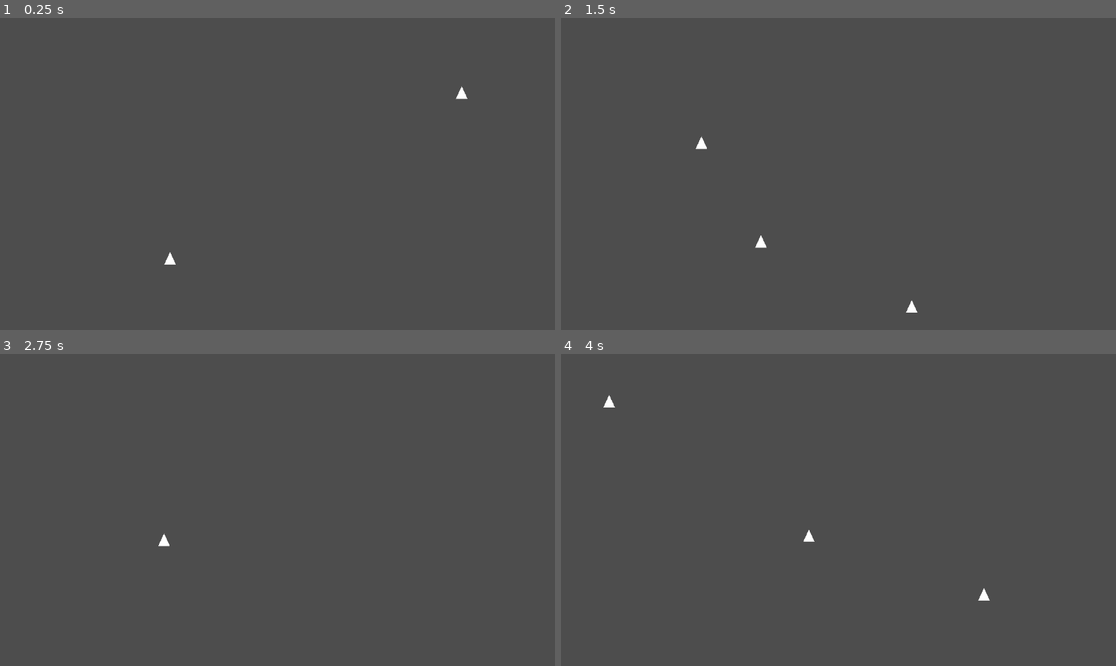
Above: before the commit, frames 1-4 (two rows, left to right).
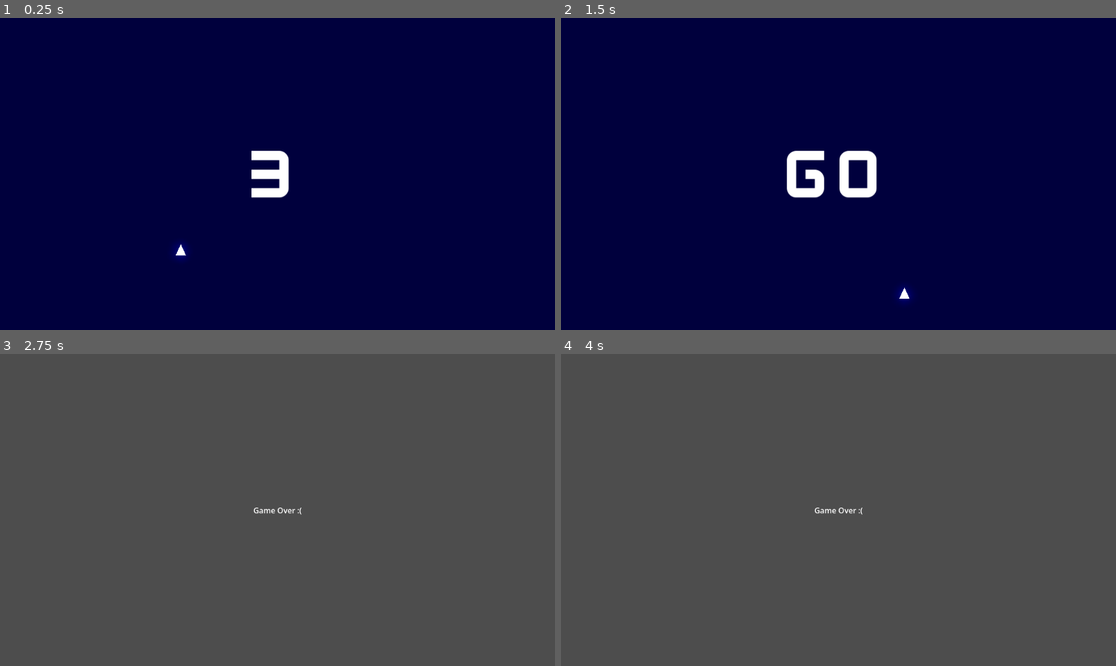
Above: after the commit, the same moments.

Repository: VeryUsual/near-miss
Game: Godot game, scene res://Scenes/game.tscn
The game is run twice, just before and just after one commit, with the same random seed, the same clock (stepped at 60 frames per second) and the same inputs.
Inputs:
- Up to frame 1 (0.25 s): no input
- Up to frame 2 (1.5 s): tap Enter at 0.5 s; hold D (right) 0.53-1.28 s; tap Alt at 0.6 s; hold S (down) from 1.28 s (still down); tap Shift at 1.35 s
- Up to frame 3 (2.75 s): release S (down) at 2.03 s; hold D (right) from 2.03 s (still down); tap Alt at 2.1 s
- Up to frame 4 (4 s): release D (right) at 2.78 s; hold W (up) 2.78-3.53 s; tap Shift at 2.85 s; hold A (left) from 3.53 s (still down); tap Alt at 3.6 s

The runs differ from the first frame. In frame 1, 100% of the frame differs, in the area x 0-100%, y 0-100%; in frame 2, 100%; in frame 3, 0.1%; in frame 4, 0.2%.

Commit message:
added basic game loop

Diff:
--- a/Scenes/Enemy.tscn
+++ b/Scenes/Enemy.tscn
@@ -3,6 +3,7 @@
 [ext_resource type="Script" uid="uid://b8uw6627r66s4" path="res://Scripts/enemy.gd" id="1_m1htj"]
 
 [node name="Enemy" type="CharacterBody2D" unique_id=799443628]
+collision_layer = 3
 script = ExtResource("1_m1htj")
 
 [node name="CollisionPolygon2D" type="CollisionPolygon2D" parent="." unique_id=1502542166]
@@ -10,5 +11,6 @@
 polygon = PackedVector2Array(0, -13, 12, 13, -12, 13)
 
 [node name="Polygon2D" type="Polygon2D" parent="." unique_id=1466619653]
+color = Color(1.0045669, 0.6389484, 0.34811532, 1)
 polygon = PackedVector2Array(0, -15, 12, 11, -12, 11)
 uv = PackedVector2Array(-114.900024, -20.199997, -83, 27.100006, -142.40002, 30.40001)
--- /dev/null
+++ b/Scenes/GameOver.tscn
@@ -0,0 +1,24 @@
+[gd_scene format=3 uid="uid://d15sccjlprhx2"]
+
+[node name="GameOver" type="Control" unique_id=1310800689]
+layout_mode = 3
+anchors_preset = 15
+anchor_right = 1.0
+anchor_bottom = 1.0
+grow_horizontal = 2
+grow_vertical = 2
+
+[node name="Label" type="Label" parent="." unique_id=1079956771]
+layout_mode = 1
+anchors_preset = 8
+anchor_left = 0.5
+anchor_top = 0.5
+anchor_right = 0.5
+anchor_bottom = 0.5
+offset_left = -20.0
+offset_top = -11.5
+offset_right = 20.0
+offset_bottom = 11.5
+grow_horizontal = 2
+grow_vertical = 2
+text = "Game Over :("
--- a/Scenes/game.tscn
+++ b/Scenes/game.tscn
@@ -3,13 +3,80 @@
 [ext_resource type="PackedScene" uid="uid://g72uw88kb7xj" path="res://Scenes/player.tscn" id="1_80nbo"]
 [ext_resource type="Script" uid="uid://bkxsc1jailcmc" path="res://Scripts/game.gd" id="1_wrm1d"]
 [ext_resource type="PackedScene" uid="uid://bvgg3xq8yl4yb" path="res://Scenes/Enemy.tscn" id="2_qxrlw"]
+[ext_resource type="FontFile" uid="uid://dyn4sgxgayjhq" path="res://Assets/Fonts/Kenney Future Narrow.ttf" id="4_3dryh"]
+
+[sub_resource type="Environment" id="Environment_wrm1d"]
+background_mode = 3
+tonemap_mode = 3
+tonemap_exposure = 1.2
+tonemap_white = 16.0
+glow_enabled = true
+glow_levels/1 = 0.4
+glow_levels/2 = 0.4
+glow_levels/5 = 0.4
+glow_intensity = 1.1
+glow_strength = 0.5
+glow_bloom = 0.5
+glow_blend_mode = 0
+glow_hdr_threshold = 0.1
+glow_hdr_scale = 4.0
+glow_hdr_luminance_cap = 2.0
+fog_enabled = true
+adjustment_enabled = true
+adjustment_contrast = 1.25
+adjustment_saturation = 2.0
 
 [node name="Game" type="Node2D" unique_id=1383240924]
 script = ExtResource("1_wrm1d")
 enemy_scene = ExtResource("2_qxrlw")
 
+[node name="ColorRect" type="ColorRect" parent="." unique_id=8538412]
+offset_left = -15281.0
+offset_top = -7442.0
+offset_right = 16529.0
+offset_bottom = 8141.0
+color = Color(0.013317845, 0.077364154, 0.16140252, 1)
+
 [node name="Player" parent="." unique_id=95259061 instance=ExtResource("1_80nbo")]
 position = Vector2(353, 501)
 
-[node name="Enemy" parent="." unique_id=799443628 instance=ExtResource("2_qxrlw")]
-position = Vector2(1067, 95)
+[node name="EnemySpawnPositions" type="Node" parent="." unique_id=2119385771]
+
+[node name="Node2D" type="Node2D" parent="EnemySpawnPositions" unique_id=33171576]
+position = Vector2(13, 11)
+
+[node name="Node2D2" type="Node2D" parent="EnemySpawnPositions" unique_id=1921240902]
+position = Vector2(1133, 17)
+
+[node name="Node2D3" type="Node2D" parent="EnemySpawnPositions" unique_id=647160790]
+position = Vector2(1141, 638)
+
+[node name="Node2D4" type="Node2D" parent="EnemySpawnPositions" unique_id=126556998]
+position = Vector2(7, 641)
+
+[node name="Camera2D" type="Camera2D" parent="." unique_id=156990175]
+position = Vector2(576, 324)
+zoom = Vector2(0.9, 0.9)
+
+[node name="WorldEnvironment" type="WorldEnvironment" parent="." unique_id=1800804246]
+environment = SubResource("Environment_wrm1d")
+
+[node name="CanvasLayer" type="CanvasLayer" parent="." unique_id=17666568]
+
+[node name="Countdown" type="Label" parent="CanvasLayer" unique_id=613415709]
+anchors_preset = 8
+anchor_left = 0.5
+anchor_top = 0.5
+anchor_right = 0.5
+anchor_bottom = 0.5
+offset_left = -20.0
+offset_top = -11.5
+offset_right = 20.0
+offset_bottom = 11.5
+grow_horizontal = 2
+grow_vertical = 2
+theme_override_fonts/font = ExtResource("4_3dryh")
+theme_override_font_sizes/font_size = 150
+text = "3"
+horizontal_alignment = 1
+vertical_alignment = 1
--- a/Scenes/player.tscn
+++ b/Scenes/player.tscn
@@ -10,5 +10,16 @@
 polygon = PackedVector2Array(0, -13, 12, 13, -12, 13)
 
 [node name="Polygon2D" type="Polygon2D" parent="." unique_id=950445727]
+color = Color(1.353256, 1.353256, 1.353256, 1)
 polygon = PackedVector2Array(0, -15, 12, 11, -12, 11)
 uv = PackedVector2Array(-114.900024, -20.199997, -83, 27.100006, -142.40002, 30.40001)
+
+[node name="Hitbox" type="Area2D" parent="." unique_id=183749063]
+collision_layer = 0
+collision_mask = 2
+
+[node name="CollisionPolygon2D" type="CollisionPolygon2D" parent="Hitbox" unique_id=733636543]
+position = Vector2(0, -2)
+polygon = PackedVector2Array(0, -15, 13.5, 13.5, -13.5, 13.5)
+
+[connection signal="body_entered" from="Hitbox" to="." method="_on_hitbox_body_entered"]
--- a/Scripts/enemy.gd
+++ b/Scripts/enemy.gd
@@ -2,11 +2,15 @@
 
 const SPEED = 500
 var destination = Vector2.ZERO
+var direction
 
 func _ready() -> void:
 	destination = get_parent().get_node("Player").global_position
+	direction = global_position.direction_to(destination)
 
 func _process(delta):
-	position += position.direction_to(destination) * SPEED * delta
-	if position.distance_to(destination) < 5.0:
+	position += direction * SPEED * delta
+	if global_position.x >= 1152+30 or global_position.x <= -10-30:
 		queue_free()
+	if global_position.y >= 648+30 or global_position.y <= -10-30:
+		queue_free()
--- a/Scripts/game.gd
+++ b/Scripts/game.gd
@@ -3,15 +3,49 @@
 @export var enemy_scene: PackedScene
 var spawn_timer: Timer
 
+@onready var countdowntext_tween := get_tree().create_tween()
+var countdowntext_texts := ["3", "2", "1", "GO"]
+var countdowntext_index := 0
+
+var game_started = false
+
 func _ready() -> void:
 	spawn_timer = Timer.new()
-	spawn_timer.wait_time = 1.0
+	spawn_timer.wait_time = 0.5
 	spawn_timer.one_shot = false
 	spawn_timer.autostart = true
 	add_child(spawn_timer)
 	spawn_timer.timeout.connect(_on_spawn_timer_timeout)
 
+	$CanvasLayer/Countdown.scale = Vector2.ONE
+	$CanvasLayer/Countdown.pivot_offset = $CanvasLayer/Countdown.size / 2
+	_next_number()
+
 func _on_spawn_timer_timeout() -> void:
-	var enemy = enemy_scene.instantiate()
-	add_child(enemy)
-	enemy.position = Vector2(100, 100)
+	if game_started:
+		randomize()
+		var spawn_positions = $EnemySpawnPositions.get_children()
+		var spawn_pos = spawn_positions[randi() % spawn_positions.size()].position
+
+		var enemy = enemy_scene.instantiate()
+		enemy.position = spawn_pos
+		add_child(enemy)
+
+func _on_countdowntext_done():
+	game_started = true
+
+func _next_number():
+	if countdowntext_index >= countdowntext_texts.size():
+		countdowntext_tween = get_tree().create_tween()
+		countdowntext_tween.tween_property($CanvasLayer/Countdown, "scale", Vector2.ZERO, 0.4).set_ease(Tween.EASE_IN_OUT).set_trans(Tween.TRANS_SINE)
+		countdowntext_tween.tween_callback(Callable(self, "_on_countdowntext_done"))
+		return
+
+	$CanvasLayer/Countdown.text = countdowntext_texts[countdowntext_index]
+	countdowntext_index += 1
+
+	$CanvasLayer/Countdown.scale = Vector2(0.2, 0.2)
+	countdowntext_tween = get_tree().create_tween()
+	countdowntext_tween.tween_property($CanvasLayer/Countdown, "scale", Vector2.ONE, 0.3).set_ease(Tween.EASE_OUT).set_trans(Tween.TRANS_BACK)
+	countdowntext_tween.tween_interval(0.1)
+	countdowntext_tween.tween_callback(Callable(self, "_next_number"))
--- a/Scripts/player.gd
+++ b/Scripts/player.gd
@@ -7,3 +7,11 @@
 	velocity = direction * speed
 
 	move_and_slide()
+
+	if global_position.x >= 1152+30 or global_position.x <= -10-30:
+		get_tree().change_scene_to_file("res://Scenes/GameOver.tscn")
+	if global_position.y >= 648+30 or global_position.y <= -10-30:
+		get_tree().change_scene_to_file("res://Scenes/GameOver.tscn")
+
+func _on_hitbox_body_entered(body: Node2D) -> void:
+	get_tree().change_scene_to_file("res://Scenes/GameOver.tscn")
--- a/project.godot
+++ b/project.godot
@@ -42,6 +42,10 @@
 ]
 }
 
+[layer_names]
+
+2d_physics/layer_2="Enemy"
+
 [physics]
 
 3d/physics_engine="Jolt Physics"
Binary file added: Assets/Fonts/Kenney Future Narrow.ttf
Not shown, added: Assets/Fonts/Kenney Future Narrow.ttf.import
